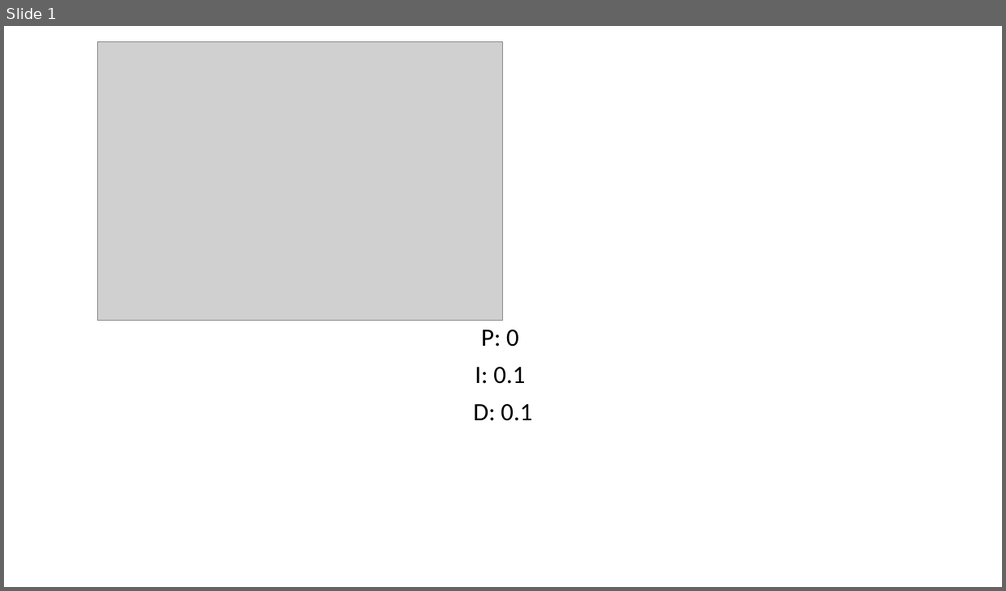
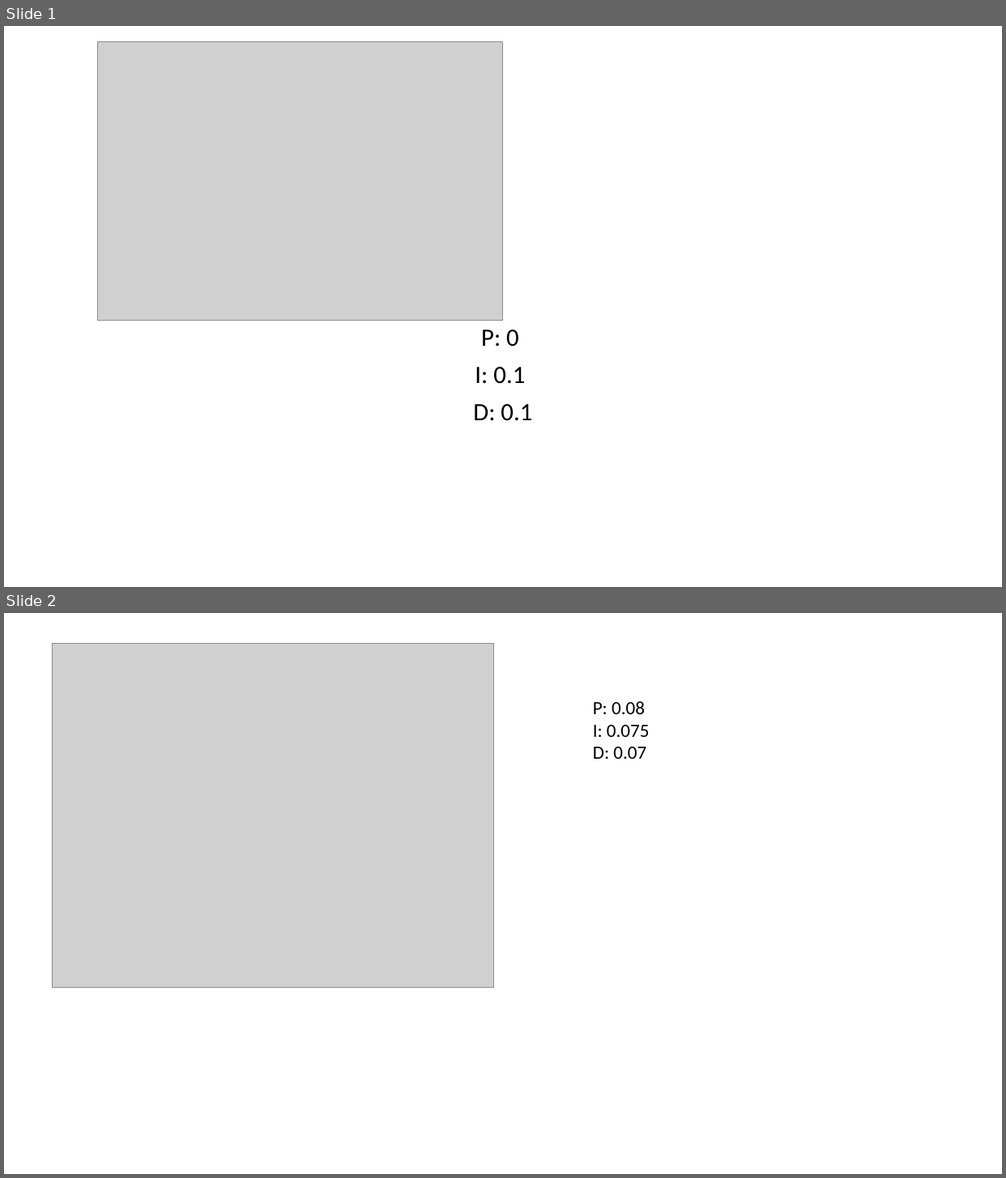
Before and after one commit to wjc86/Code_2020, a slide deck: KyleDev/ConveyorStates/Presentation1.pptx. Shown one above the other, each under a label of ours: slide 1 before the commit, slides 1 and 2 after it. The pictures are 1006x591 and 1006x1178 pixels, drawn with LibreOffice and Linux fonts; fonts in the diff are those of the drawing; grey boxes stand for pictures. Boxes give left, top, right and bottom in pixels: in the first picture for what was removed or moved away, otherwise in the second. Text is boxed around its words. In the diff, an @@ line names an element or a change of style, - is before the commit and + after.

```diff
--- a/KyleDev/ConveyorStates/Presentation1.pptx
+++ b/KyleDev/ConveyorStates/Presentation1.pptx
@@ slide 2 added at <box>4,613,1002,1174</box>, background #FFFFFF @@
@@ picture added at <box>52,644,494,987</box> @@
@@ text added at <box>593,701,650,759</box>, 18 pt, text #000000 @@
+P: 0.08
+I: 0.075
+D: 0.07
```
Also in this commit, not shown: 1 slide removed, 1 other file.
